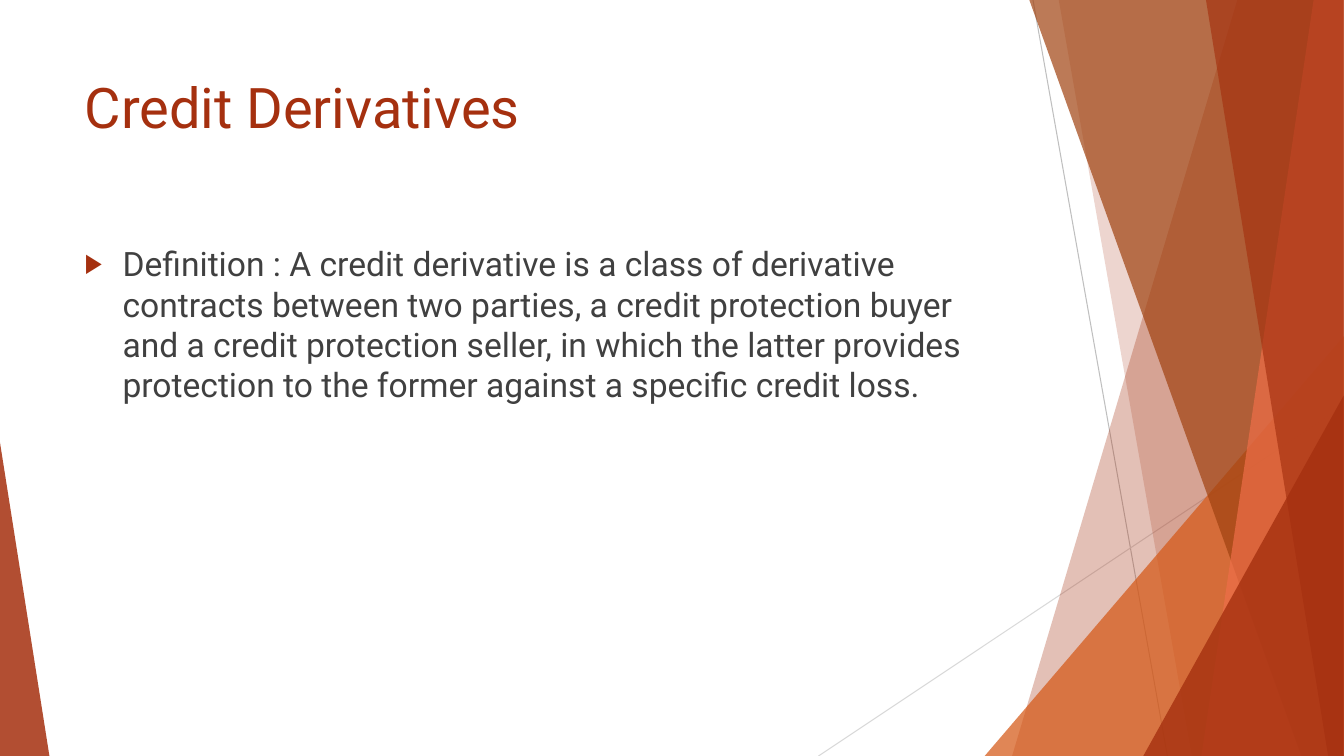
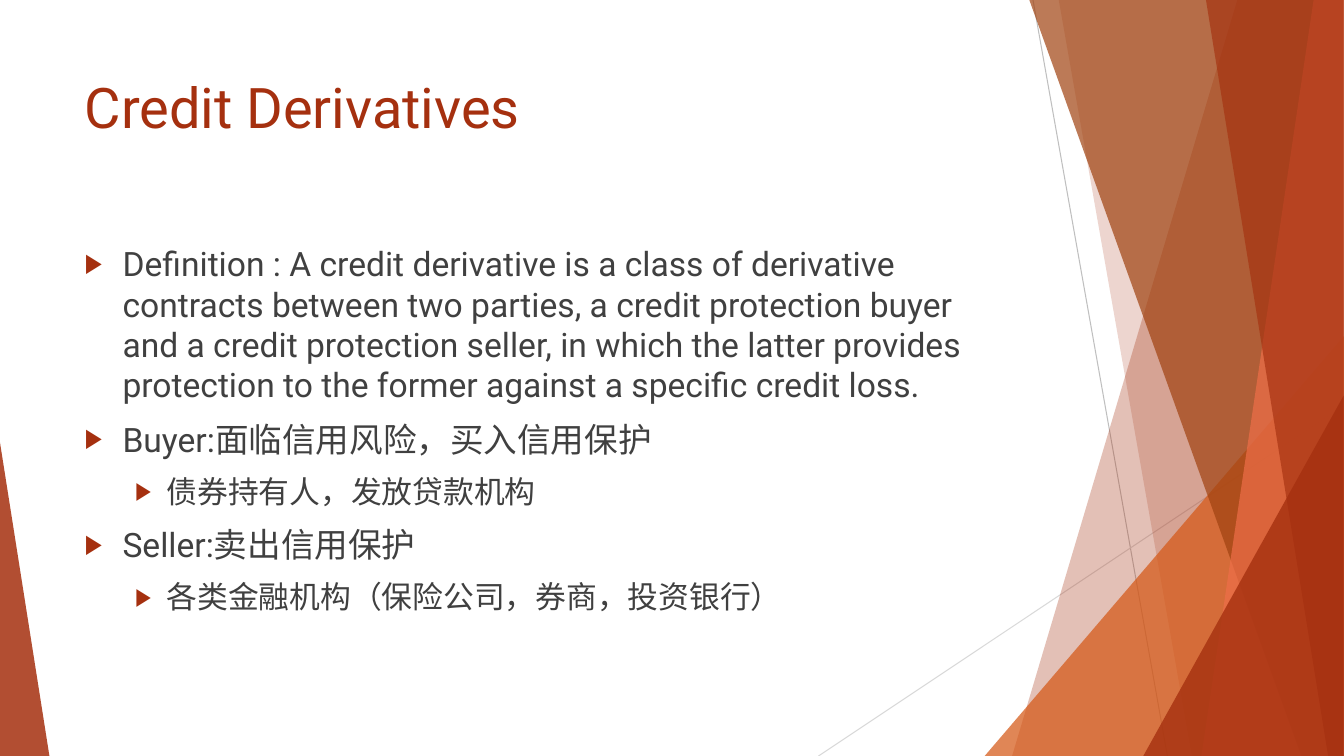
Before and after one commit to Isco0530/data, a slide deck: slide 36 of Reading 45.pptx. Drawn at 1344x756 pixels with LibreOffice and Linux fonts; fonts in the diff are those of the drawing. Boxes give left, top, right and bottom in pixels: in the first picture for what was removed or moved away, otherwise in the second. Text is boxed around its words. In the diff, an @@ line names an element or a change of style, - is before the commit and + after.

```diff
--- a/Reading 45.pptx
+++ b/Reading 45.pptx
@@ text at box(123, 423, 782, 611): paragraphs added @@
+▶ Buyer:面临信用风险，买入信用保护
+  ▶ 债券持有人，发放贷款机构
+▶ Seller:卖出信用保护
+  ▶ 各类金融机构（保险公司，券商，投资银行）
```
